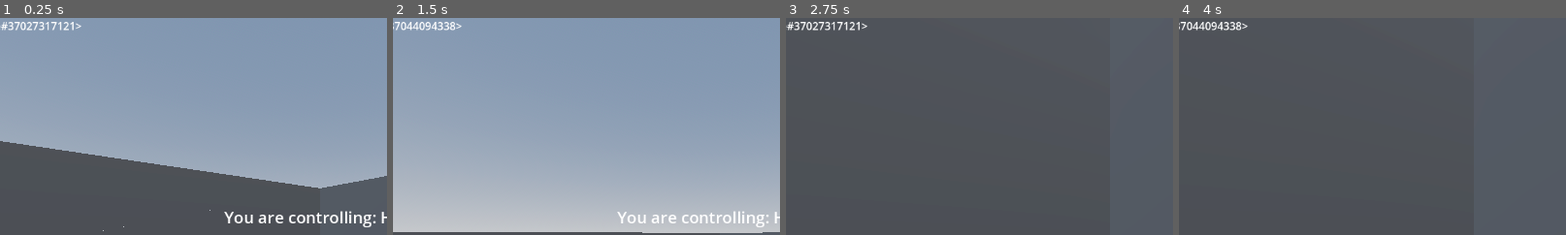
Above: before the commit, frames 1-4 (left to right).
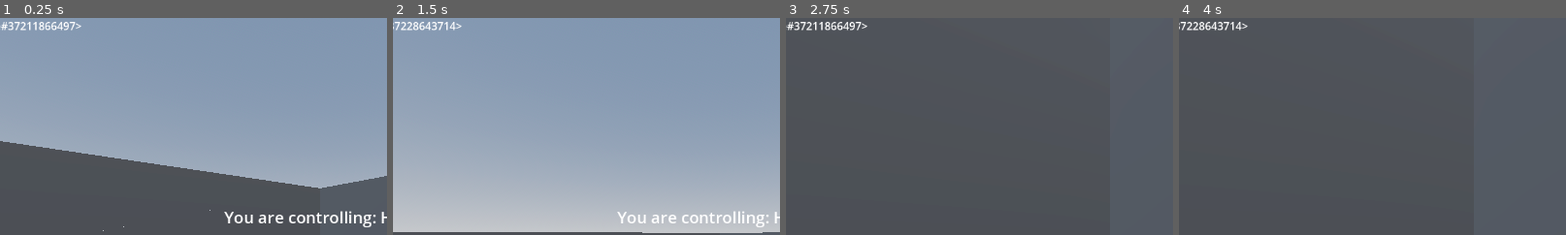
Above: after the commit, the same moments.

Repository: city-high-rider/soulswap
Game: Godot game, scene res://test_level.tscn
Same seed, same stepped clock (60 frames per second), same inputs: the game is played once before the commit and once after it.
Inputs (mouse positions are % of the whole screen's width and height, from its top left):
- Up to frame 1 (0.25 s): no input
- Up to frame 2 (1.5 s): move the mouse to (55, 50) at 0.52 s; hold W (forward) from 0.53 s (still down); tap F (possess) at 0.6 s; tap Space (jump) at 0.77 s; move the mouse to (45, 50) at 1.27 s; click (45, 50) at 1.35 s
- Up to frame 3 (2.75 s): keep holding W (forward); tap Space (jump) at 1.52 s; move the mouse to (52, 48) at 2.02 s; tap Tab (toggle_info) at 2.1 s
- Up to frame 4 (4 s): keep holding W (forward); tap Enter at 2.75 s; move the mouse to (49, 52) at 2.77 s; tap F (possess) at 2.85 s; tap Space (jump) at 3.02, 3.77 s; move the mouse to (57, 51) at 3.52 s; press the mouse at (57, 51) at 3.53 s
The pictures show only the part of the screen within x 8-58%, y 0-50%; the shares and areas given below are measured in that part.

The runs differ from the first frame. In frame 1, 0.3% of the frame differs, in the area x 5-20%, y 1-6%; in frame 2, 0.3%; in frame 3, 0.3%; in frame 4, 0.3%, in the area x 2-17%, y 1-6%.

Commit message:
add simple tracers

Diff:
--- a/components/HitscanManager.gd
+++ b/components/HitscanManager.gd
@@ -23,5 +23,7 @@
 	var hit_pos : Vector3 = raycast.get_collision_point()
 	add_child(new_tracer)
 	new_tracer.global_transform.origin = barrel_pos + (hit_pos - barrel_pos) / 2
-
+	new_tracer.mesh.height = barrel_pos.distance_to(hit_pos)
+	new_tracer.look_at(hit_pos)
+	new_tracer.rotate_x(PI/2)
 	return false
